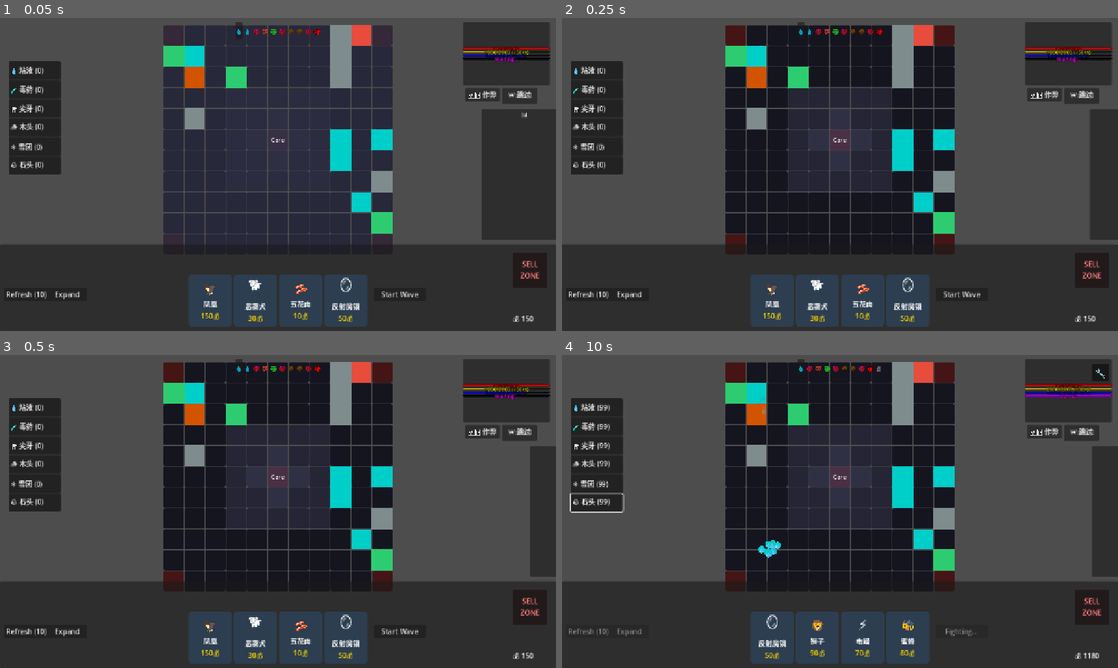
Above: before the commit, frames 1-4 (two rows, left to right).
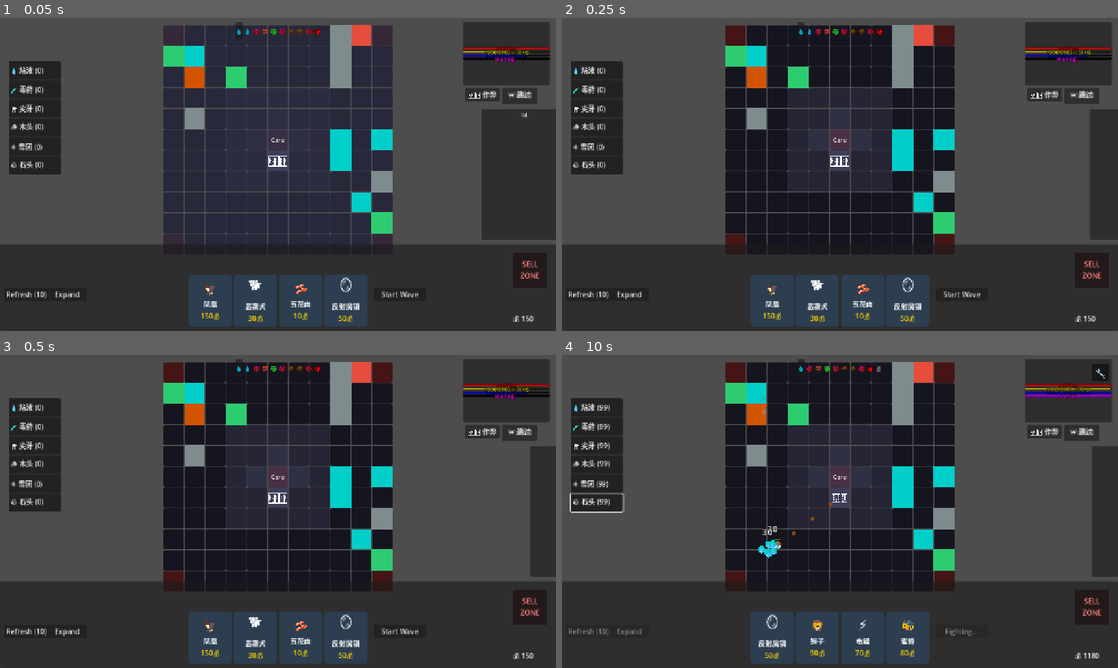
Above: after the commit, the same moments.

Repository: seekerzz/tower-html
Game: Godot game, scene res://src/Scenes/Game/MainGame.tscn
The game is run twice, just before and just after one commit, with the same random seed, the same clock (stepped at 60 frames per second) and the same inputs. The project has no main scene, so this scene is started directly.
Inputs (mouse positions are in pixels of both pictures, inside the frame that each line leads up to):
- Up to frame 1 (0.05 s): no input
- Up to frame 2 (0.25 s): no input
- Up to frame 3 (0.5 s): no input
- Up to frame 4 (10 s): click "Start Wave" at 0.5 s; click "🛠️ 作弊" at 1.25 s; click "⏩ 跳过" at 2 s; click (745, 511) at 2.77 s; click "Start Wave" at 3.5 s; click "💧 粘液 (99)" at 4.25 s; click "🧪 毒药 (99)" at 5 s; click "🦷 尖牙 (99)" at 5.75 s; click "🪵 木头 (99)" at 6.5 s; click "❄️ 雪团 (99)" at 7.25 s; click "🪨 石头 (99)" at 8 s; tap Enter at 8.75 s; drag from (734, 373) to (734, 455) at 8.77 s; drag from (734, 392) to (734, 477) at 9.52 s

The runs differ from the first frame. In frame 1, less than 0.1% of the frame differs, in the area x 48-94%, y 9-48%; in frame 2, less than 0.1%; in frame 3, less than 0.1%; in frame 4, 0.1%, in the area x 36-99%, y 9-62%.
Error before the commit: Invalid access to property or key 'mouse' on a base object of type 'Dictionary'. (res://src/Scripts/Unit.gd:89)

Commit message:
Fix references to old unit keys in game logic and tests
- Replaced `mouse` with `squirrel` in `MainGame.gd`, `TestGridScene.gd`.
- Replaced `tesla` with `eel` in `TestCombatScene.gd` and `CombatManager.gd`.
- Replaced `cannon` with `lion` in `TestCombatScene.gd`.
- Replaced `void` with `dragon` in `TestCombatScene.gd`.
- Replaced `hydra` with `squirrel` or removed references in `TestBenchScene.gd` and `Enemy.gd`.
- Replaced `pellet` with `ink` in `CombatManager.gd`.
- Updated test scenes to use new animal units.

Diff:
--- a/src/Scripts/CombatManager.gd
+++ b/src/Scripts/CombatManager.gd
@@ -298,7 +298,7 @@
 
 		elif unit.unit_data.attackType == "ranged" and unit.unit_data.get("proj") == "lightning":
 			# Lightning handling
-			# "tesla": "attackType": "ranged", "proj": "lightning", "chain": 4
+			# "eel": "attackType": "ranged", "proj": "lightning", "chain": 4
 			perform_lightning_attack(unit, tile.global_position, target, unit.unit_data.get("chain", 0))
 		else:
 			# Check for Multi-shot (projCount)
@@ -371,7 +371,7 @@
 
 func _spawn_single_projectile(source_unit, pos, target, extra_stats):
 	# FIX: Shotgun logic - force straight flight by removing target
-	if source_unit.unit_data.get("proj") == "pellet":
+	if source_unit.unit_data.get("proj") == "ink":
 		target = null
 
 	var proj = PROJECTILE_SCENE.instantiate()
--- a/src/Scripts/Enemy.gd
+++ b/src/Scripts/Enemy.gd
@@ -386,7 +386,7 @@
 	var shape = "slash"
 	var col = Color.WHITE
 
-	if type_key in ["wolf", "boss", "hydra"]:
+	if type_key in ["wolf", "boss"]:
 		shape = "bite"
 		col = Color.RED
 	elif type_key in ["slime", "poison"]:
--- a/src/Scripts/MainGame.gd
+++ b/src/Scripts/MainGame.gd
@@ -26,7 +26,7 @@
 	# shop.unit_bought.connect(_on_unit_bought) # Now handled via add_to_bench in Shop
 
 	# Initial Setup
-	grid_manager.place_unit("mouse", 0, 1) # Starting unit
+	grid_manager.place_unit("squirrel", 0, 1) # Starting unit
 	update_bench_ui() # Ensure UI is initialized
 
 func _unhandled_input(event):
--- a/src/Scripts/TestBenchScene.gd
+++ b/src/Scripts/TestBenchScene.gd
@@ -15,8 +15,8 @@
 
 	# Test 1: Add to bench via API
 	print("Test 1: Add to Bench")
-	var success = main_game.add_to_bench("hydra")
-	if success and main_game.bench[0] != null and main_game.bench[0].key == "hydra":
+	var success = main_game.add_to_bench("squirrel")
+	if success and main_game.bench[0] != null and main_game.bench[0].key == "squirrel":
 		print("PASS: Added to bench")
 	else:
 		print("FAIL: Add to bench failed")
@@ -25,7 +25,7 @@
 	# Test 2: Drag from Grid to Bench
 	print("Test 2: Grid -> Bench")
 	# First place a unit on grid
-	grid_manager.place_unit("hydra", 1, 1)
+	grid_manager.place_unit("squirrel", 1, 1)
 
 	var tile = grid_manager.tiles["1,1"]
 	var unit = tile.unit
@@ -34,7 +34,7 @@
 		get_tree().quit(1)
 
 	# Check tiles before drop
-	# Hydra is 2x2. Placed at 1,1. Occupies (1,1), (2,1), (1,2), (2,2)
+	# Squirrel is 1x1. Placed at 1,1.
 	# But place_unit handles size.
 	# Let's check unit.grid_pos
 
@@ -78,16 +78,15 @@
 
 	# Test 3: Bench -> Grid
 	print("Test 3: Bench -> Grid")
-	# We have a unit in bench[0] ("hydra")
+	# We have a unit in bench[0] ("squirrel")
 	# We want to place it at 2,2
-	# Since previous test failed to clear 1,1 and hydra is 2x2, 2,2 might be occupied or blocked.
 
 	var ghost = Node2D.new()
 	var target_x = -2 # Safe spot
 	var target_y = -2
 	var tile_size = 60
-	var unit_w = 2
-	var unit_h = 2
+	var unit_w = 1
+	var unit_h = 1
 
 	var center_x = (target_x * tile_size) + ((unit_w-1) * tile_size * 0.5)
 	var center_y = (target_y * tile_size) + ((unit_h-1) * tile_size * 0.5)
@@ -95,7 +94,7 @@
 	ghost.global_position = grid_manager.to_global(Vector2(center_x, center_y))
 	add_child(ghost)
 
-	var placed = grid_manager.handle_bench_drop(ghost, "hydra", 0)
+	var placed = grid_manager.handle_bench_drop(ghost, "squirrel", 0)
 	if placed:
 		if main_game.bench[0] == null:
 			print("PASS: Removed from bench")
--- a/src/Scripts/TestCombatScene.gd
+++ b/src/Scripts/TestCombatScene.gd
@@ -9,14 +9,14 @@
 	# 1. Sunflower (Production)
 	grid_manager.place_unit("plant", -2, 0)
 
-	# 2. Cannon (Swarm Wave)
-	grid_manager.place_unit("cannon", 2, 0)
+	# 2. Lion (Roar)
+	grid_manager.place_unit("lion", 2, 0)
 
-	# 3. Singularity (Blackhole)
-	grid_manager.place_unit("void", 0, -2)
+	# 3. Dragon (Breath)
+	grid_manager.place_unit("dragon", 0, -2)
 
-	# 4. Tesla (Lightning Chain)
-	grid_manager.place_unit("tesla", 0, 2)
+	# 4. Eel (Lightning Chain)
+	grid_manager.place_unit("eel", 0, 2)
 
 	# --- Spawns ---
 
--- a/src/Scripts/TestGridScene.gd
+++ b/src/Scripts/TestGridScene.gd
@@ -5,19 +5,19 @@
 
 func _ready():
 	# Test: Place some units
-	grid_manager.place_unit("mouse", 0, 1)
-	grid_manager.place_unit("turtle", 1, 0)
+	grid_manager.place_unit("squirrel", 0, 1)
+	grid_manager.place_unit("octopus", 1, 0)
 
-	# Test: Place large unit
+	# Test: Place large unit (All units currently 1x1, so just place another one)
 	grid_manager.create_tile(0, 2)
 	grid_manager.create_tile(1, 2)
 	grid_manager.create_tile(0, 3)
 	grid_manager.create_tile(1, 3)
 
-	if grid_manager.place_unit("hydra", 0, 2):
-		print("Placed Hydra!")
+	if grid_manager.place_unit("lion", 0, 2):
+		print("Placed Lion!")
 	else:
-		print("Failed to place Hydra")
+		print("Failed to place Lion")
 
 func _process(delta):
 	# Simple camera movement
